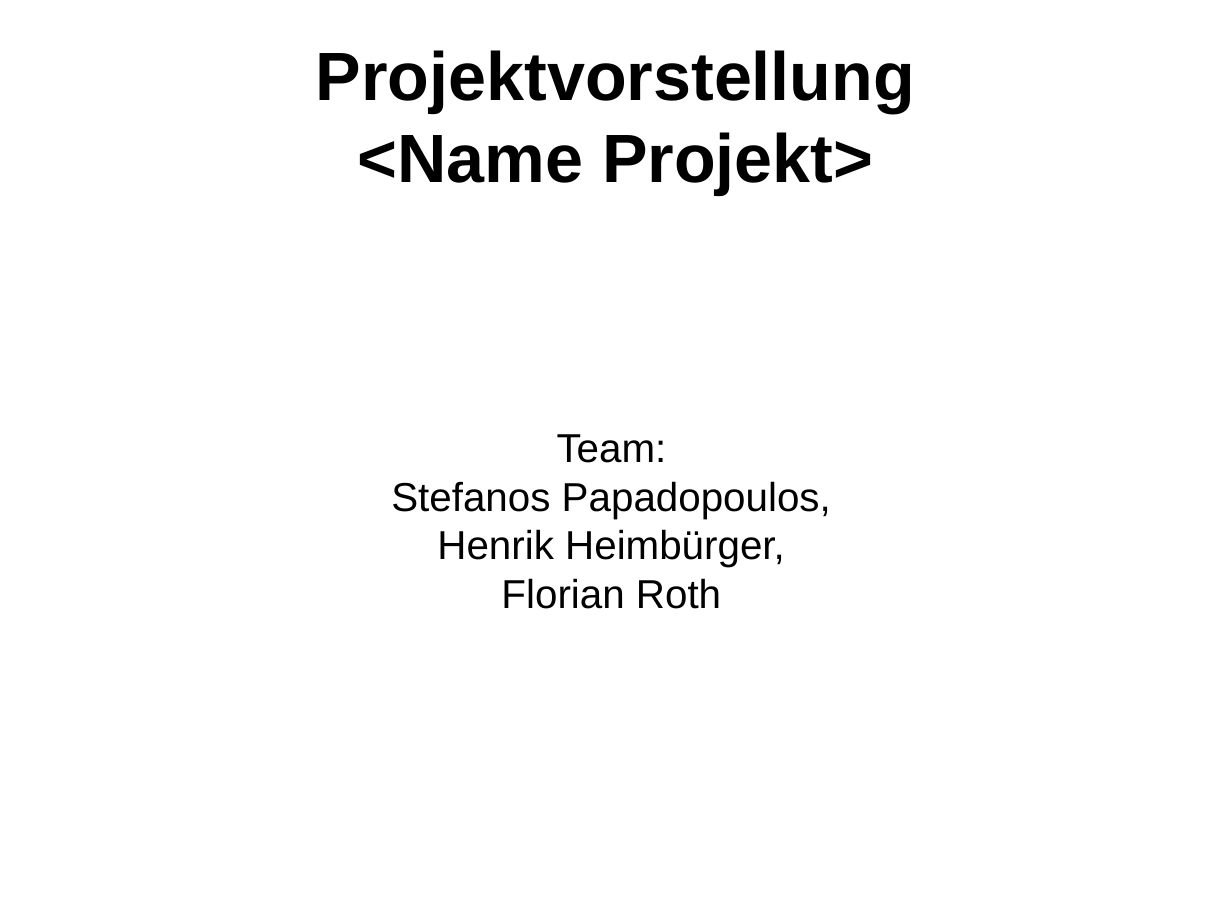
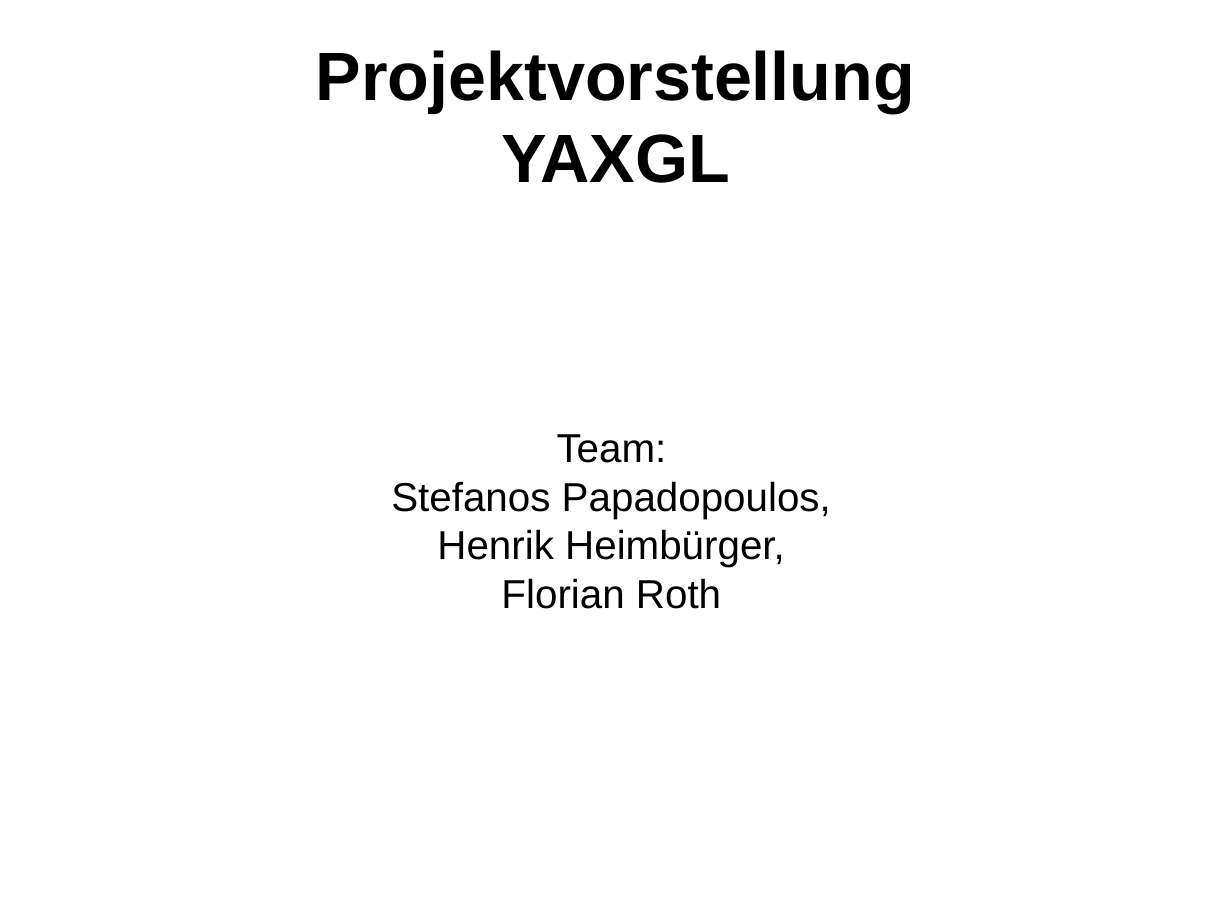
Before and after one commit to hheimbuerger/yaxgl, a slide deck: slide 1 of documents/Praesentationen/Praesentation XML-GUI.odp. Drawn at 1232x924 pixels with LibreOffice and Linux fonts; fonts in the diff are those of the drawing; background and template pictures are left out. Boxes give left, top, right and bottom in pixels: in the first picture for what was removed or moved away, otherwise in the second. Text is boxed around its words. In the diff, an @@ line names an element or a change of style, - is before the commit and + after.

```diff
--- a/documents/Praesentationen/Praesentation XML-GUI.odp
+++ b/documents/Praesentationen/Praesentation XML-GUI.odp
@@ title at (316, 50, 915, 183): text changed @@
-Projektvorstellung
-<Name Projekt>
+Projektvorstellung
+YAXGL
```
Also in this commit, not shown: 5 other slides changed, 2 slides added, 1 slide removed.
